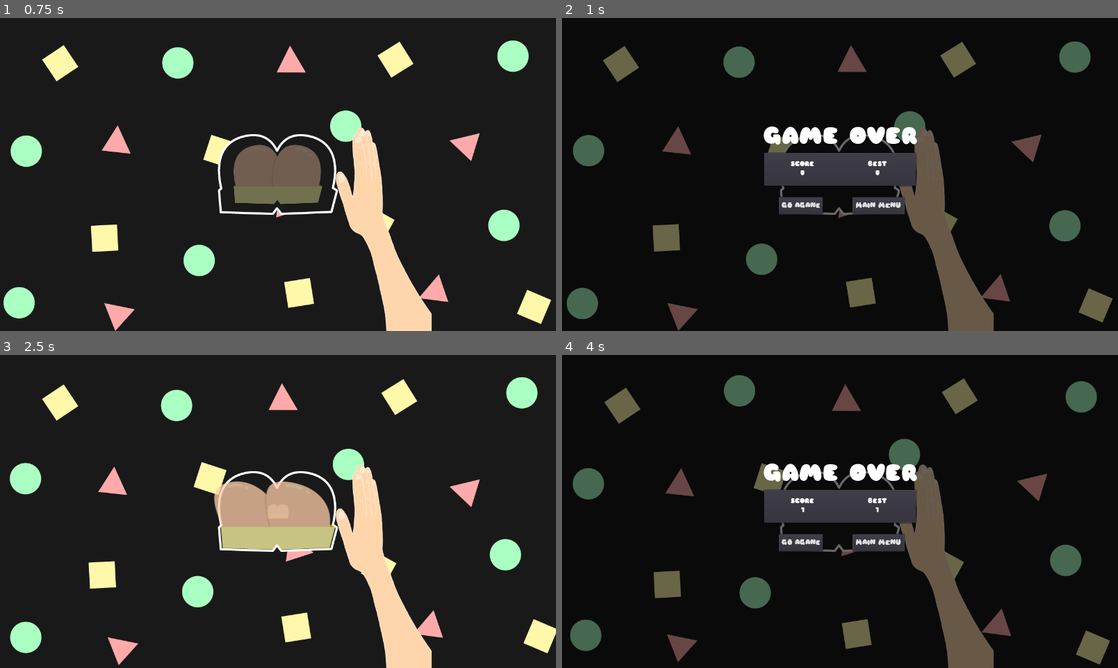
Above: before the commit, frames 1-4 (two rows, left to right).
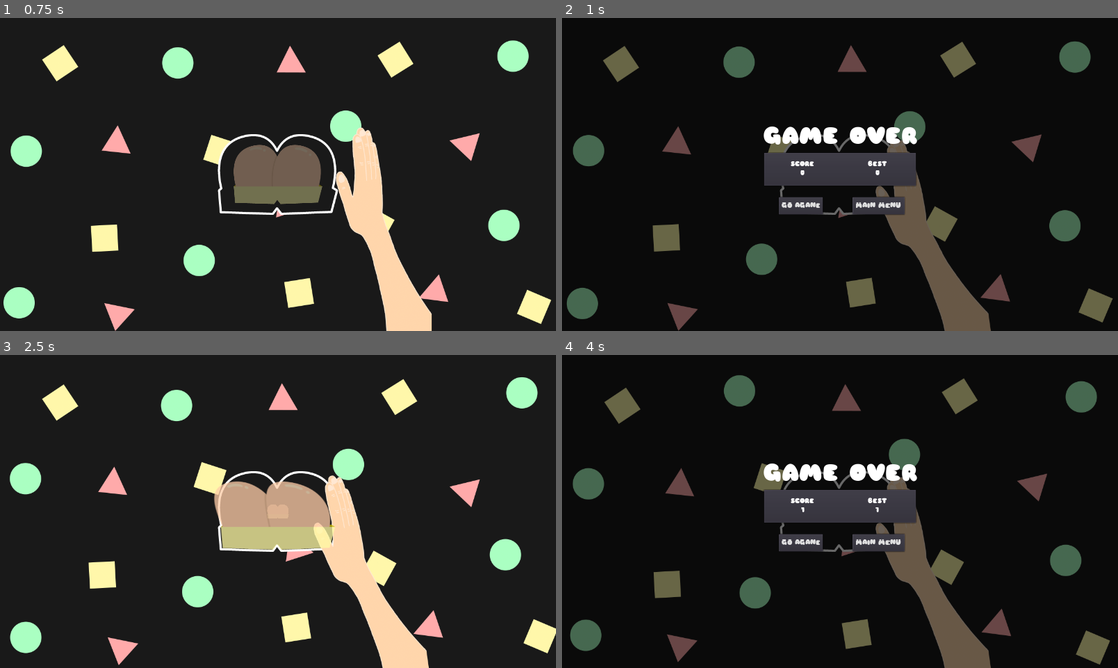
Above: after the commit, the same moments.

Repository: MikeTeok/test_butt_name
Game: Godot game, scene res://scenes/Game.tscn
The game is run twice, just before and just after one commit, with the same random seed, the same clock (stepped at 60 frames per second) and the same inputs.
Inputs:
- Up to frame 1 (0.75 s): no input
- Up to frame 2 (1 s): tap Space (ui_select) at 0.77 s
- Up to frame 3 (2.5 s): click "GO AGANE" at 1.25 s; tap Space (ui_select) at 2.27 s
- Up to frame 4 (4 s): tap Space (ui_select) at 3.77 s

Frame 1 is identical in both runs. In frame 2, 2.9% of the frame differs, in the area x 56-78%, y 35-100%; in frame 3, 4.0%, in the area x 56-78%, y 34-100%; in frame 4, 3.0%.

Commit message:
polished hand slap effect
polished hand slap effect

Diff:
--- a/scenes/HandSlapEffect.tscn
+++ b/scenes/HandSlapEffect.tscn
@@ -1,26 +1,22 @@
-[gd_scene load_steps=16 format=2]
+[gd_scene load_steps=12 format=2]
 
 [ext_resource path="res://sprites/HandSlapEffect/Comp 1_00010.png" type="Texture" id=1]
-[ext_resource path="res://sprites/HandSlapEffect/Comp 1_00004.png" type="Texture" id=2]
-[ext_resource path="res://sprites/HandSlapEffect/Comp 1_00002.png" type="Texture" id=3]
 [ext_resource path="res://sprites/HandSlapEffect/Comp 1_00009.png" type="Texture" id=4]
 [ext_resource path="res://sprites/HandSlapEffect/Comp 1_00011.png" type="Texture" id=5]
-[ext_resource path="res://sprites/HandSlapEffect/Comp 1_00003.png" type="Texture" id=6]
 [ext_resource path="res://sprites/HandSlapEffect/Comp 1_00008.png" type="Texture" id=7]
 [ext_resource path="res://sprites/HandSlapEffect/Comp 1_00006.png" type="Texture" id=8]
 [ext_resource path="res://sprites/HandSlapEffect/Comp 1_00005.png" type="Texture" id=9]
 [ext_resource path="res://sprites/HandSlapEffect/Comp 1_00012.png" type="Texture" id=10]
-[ext_resource path="res://sprites/HandSlapEffect/Comp 1_00001.png" type="Texture" id=11]
 [ext_resource path="res://sprites/HandSlapEffect/Comp 1_00007.png" type="Texture" id=12]
 [ext_resource path="res://sprites/HandSlapEffect/Comp 1_00000.png" type="Texture" id=13]
 [ext_resource path="res://scenes/HandSlapEffect.gd" type="Script" id=14]
 
 [sub_resource type="SpriteFrames" id=1]
 animations = [ {
-"frames": [ ExtResource( 13 ), ExtResource( 11 ), ExtResource( 3 ), ExtResource( 6 ), ExtResource( 2 ), ExtResource( 9 ), ExtResource( 8 ), ExtResource( 12 ), ExtResource( 7 ), ExtResource( 4 ), ExtResource( 1 ), ExtResource( 5 ), ExtResource( 10 ) ],
+"frames": [ ExtResource( 13 ), ExtResource( 9 ), ExtResource( 8 ), ExtResource( 12 ), ExtResource( 7 ), ExtResource( 4 ), ExtResource( 1 ), ExtResource( 5 ), ExtResource( 10 ) ],
 "loop": false,
 "name": "slap",
-"speed": 75.0
+"speed": 30.0
 } ]
 
 [node name="HandSlapEffect" type="AnimatedSprite"]
